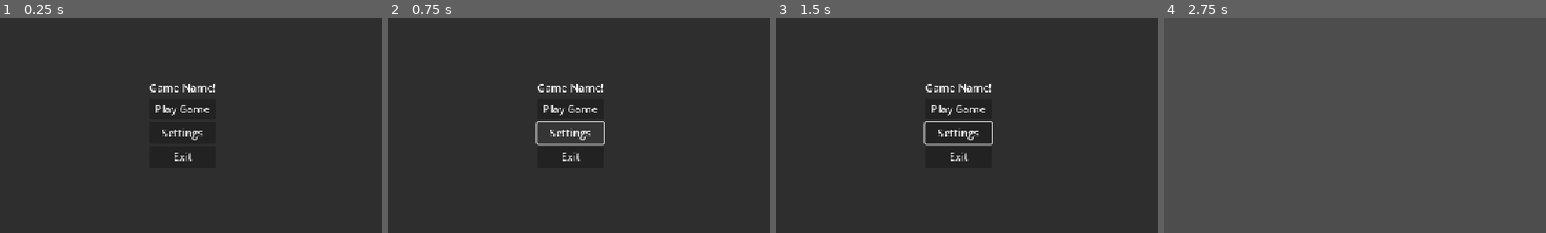
Above: before the commit, frames 1-4 (left to right).
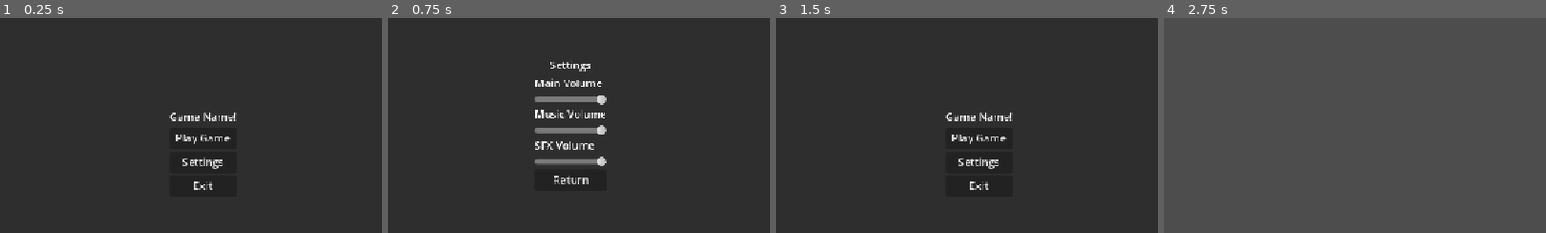
Above: after the commit, the same moments.

Repository: PawnxPawn/DeathMatch
Game: Godot game, scene res://Menus/MainMenu.tscn
The game is run twice, just before and just after one commit, with the same random seed, the same clock (stepped at 60 frames per second) and the same inputs. The project has no main scene, so this scene is started directly.
Inputs (mouse positions are % of the whole screen's width and height, from its top left):
- Up to frame 1 (0.25 s): no input
- Up to frame 2 (0.75 s): click "Settings" at 0.5 s
- Up to frame 3 (1.5 s): click (50, 63) at 1.25 s, where only the run after the commit has a clickable "Return"
- Up to frame 4 (2.75 s): click "Play Game" at 2 s
The pictures show only the part of the screen within x 26-76%, y 25-75%; the shares and areas given below are measured in that part.

The runs differ from the first frame. In frame 1, 1.8% of the frame differs, in the area x 39-62%, y 30-80%; in frame 2, 4.0%, in the area x 38-58%, y 20-78%; in frame 3, 2.2%; in frame 4, nothing differs.

Commit message:
Main Menu
Main Menu now shows and hides the settings menu.

Staged Paused Menu for the same behavior, committing as a sane backup.

Diff:
--- a/deathmatch/Menus/MainMenu.tscn
+++ b/deathmatch/Menus/MainMenu.tscn
@@ -4,7 +4,7 @@
 [ext_resource type="PackedScene" uid="uid://bkwn2t17jhet2" path="res://Game/Game.tscn" id="2_7ihqj"]
 [ext_resource type="PackedScene" uid="uid://0lj3qejewwsp" path="res://Menus/SettingsMenu.tscn" id="2_r8dbq"]
 
-[node name="MainMenu" type="Control"]
+[node name="MainMenu" type="Control" node_paths=PackedStringArray("settings_menu", "main_menu_control")]
 process_mode = 3
 layout_mode = 3
 anchors_preset = 15
@@ -14,9 +14,10 @@
 grow_vertical = 2
 script = ExtResource("1_3g7qx")
 level_0 = ExtResource("2_7ihqj")
-settings_menu = ExtResource("2_r8dbq")
+settings_menu = NodePath("SettingsMenu")
+main_menu_control = NodePath("MainMenuControl")
 
-[node name="PanelContainer" type="PanelContainer" parent="."]
+[node name="MainMenuControl" type="Control" parent="."]
 layout_mode = 1
 anchors_preset = 15
 anchor_right = 1.0
@@ -24,30 +25,45 @@
 grow_horizontal = 2
 grow_vertical = 2
 
-[node name="CenterContainer" type="CenterContainer" parent="PanelContainer"]
+[node name="PanelContainer" type="PanelContainer" parent="MainMenuControl"]
+layout_mode = 1
+anchors_preset = 15
+anchor_right = 1.0
+anchor_bottom = 1.0
+offset_right = 61.0
+offset_bottom = 88.0
+grow_horizontal = 2
+grow_vertical = 2
+
+[node name="CenterContainer" type="CenterContainer" parent="MainMenuControl/PanelContainer"]
 layout_mode = 2
 
-[node name="VBoxContainer" type="VBoxContainer" parent="PanelContainer/CenterContainer"]
+[node name="VBoxContainer" type="VBoxContainer" parent="MainMenuControl/PanelContainer/CenterContainer"]
 layout_mode = 2
 
-[node name="GameName" type="Label" parent="PanelContainer/CenterContainer/VBoxContainer"]
+[node name="GameName" type="Label" parent="MainMenuControl/PanelContainer/CenterContainer/VBoxContainer"]
 layout_mode = 2
 text = "Game Name!"
 
-[node name="PlayGameButton" type="Button" parent="PanelContainer/CenterContainer/VBoxContainer"]
+[node name="PlayGameButton" type="Button" parent="MainMenuControl/PanelContainer/CenterContainer/VBoxContainer"]
 layout_mode = 2
 text = "Play Game"
 
-[node name="SettingsButton" type="Button" parent="PanelContainer/CenterContainer/VBoxContainer"]
+[node name="SettingsButton" type="Button" parent="MainMenuControl/PanelContainer/CenterContainer/VBoxContainer"]
 layout_mode = 2
 text = "Settings
 "
 
-[node name="ExitButton" type="Button" parent="PanelContainer/CenterContainer/VBoxContainer"]
+[node name="ExitButton" type="Button" parent="MainMenuControl/PanelContainer/CenterContainer/VBoxContainer"]
 layout_mode = 2
 text = "Exit
 "
 
-[connection signal="pressed" from="PanelContainer/CenterContainer/VBoxContainer/PlayGameButton" to="." method="_on_play_game_button_pressed"]
-[connection signal="pressed" from="PanelContainer/CenterContainer/VBoxContainer/SettingsButton" to="." method="_on_settings_button_pressed"]
-[connection signal="pressed" from="PanelContainer/CenterContainer/VBoxContainer/ExitButton" to="." method="_on_exit_button_pressed"]
+[node name="SettingsMenu" parent="." instance=ExtResource("2_r8dbq")]
+visible = false
+layout_mode = 1
+
+[connection signal="pressed" from="MainMenuControl/PanelContainer/CenterContainer/VBoxContainer/PlayGameButton" to="." method="_on_play_game_button_pressed"]
+[connection signal="pressed" from="MainMenuControl/PanelContainer/CenterContainer/VBoxContainer/SettingsButton" to="." method="_on_settings_button_pressed"]
+[connection signal="pressed" from="MainMenuControl/PanelContainer/CenterContainer/VBoxContainer/ExitButton" to="." method="_on_exit_button_pressed"]
+[connection signal="return_control" from="SettingsMenu" to="." method="_on_settings_menu_return_control"]
--- a/deathmatch/Menus/PauseMenu.tscn
+++ b/deathmatch/Menus/PauseMenu.tscn
@@ -1,6 +1,7 @@
-[gd_scene load_steps=2 format=3 uid="uid://ktn845vos8qe"]
+[gd_scene load_steps=3 format=3 uid="uid://ktn845vos8qe"]
 
 [ext_resource type="Script" uid="uid://c60177svo8by6" path="res://Menus/pause_menu.gd" id="1_qnjt8"]
+[ext_resource type="PackedScene" uid="uid://0lj3qejewwsp" path="res://Menus/SettingsMenu.tscn" id="2_o0cs5"]
 
 [node name="PauseMenu" type="Control"]
 process_mode = 3
@@ -12,7 +13,7 @@
 grow_vertical = 2
 script = ExtResource("1_qnjt8")
 
-[node name="PanelContainer" type="PanelContainer" parent="."]
+[node name="PauseMenuControl" type="Control" parent="."]
 layout_mode = 1
 anchors_preset = 15
 anchor_right = 1.0
@@ -20,37 +21,51 @@
 grow_horizontal = 2
 grow_vertical = 2
 
-[node name="CenterContainer" type="CenterContainer" parent="PanelContainer"]
+[node name="PanelContainer" type="PanelContainer" parent="PauseMenuControl"]
+layout_mode = 1
+anchors_preset = 15
+anchor_right = 1.0
+anchor_bottom = 1.0
+offset_right = 56.0
+offset_bottom = 123.0
+grow_horizontal = 2
+grow_vertical = 2
+
+[node name="CenterContainer" type="CenterContainer" parent="PauseMenuControl/PanelContainer"]
 layout_mode = 2
 
-[node name="VBoxContainer" type="VBoxContainer" parent="PanelContainer/CenterContainer"]
+[node name="VBoxContainer" type="VBoxContainer" parent="PauseMenuControl/PanelContainer/CenterContainer"]
 layout_mode = 2
 
-[node name="PauseLabel" type="Label" parent="PanelContainer/CenterContainer/VBoxContainer"]
+[node name="PauseLabel" type="Label" parent="PauseMenuControl/PanelContainer/CenterContainer/VBoxContainer"]
 layout_mode = 2
 text = "PAUSED"
 horizontal_alignment = 1
 vertical_alignment = 1
 
-[node name="ResumeButton" type="Button" parent="PanelContainer/CenterContainer/VBoxContainer"]
+[node name="ResumeButton" type="Button" parent="PauseMenuControl/PanelContainer/CenterContainer/VBoxContainer"]
 layout_mode = 2
 text = "Resume
 "
 
-[node name="MainMenuButton" type="Button" parent="PanelContainer/CenterContainer/VBoxContainer"]
+[node name="MainMenuButton" type="Button" parent="PauseMenuControl/PanelContainer/CenterContainer/VBoxContainer"]
 layout_mode = 2
 text = "Main Menu
 "
 
-[node name="SettingsButton" type="Button" parent="PanelContainer/CenterContainer/VBoxContainer"]
+[node name="SettingsButton" type="Button" parent="PauseMenuControl/PanelContainer/CenterContainer/VBoxContainer"]
 layout_mode = 2
 text = "Settings
 "
 
-[node name="ExitButton" type="Button" parent="PanelContainer/CenterContainer/VBoxContainer"]
+[node name="ExitButton" type="Button" parent="PauseMenuControl/PanelContainer/CenterContainer/VBoxContainer"]
 layout_mode = 2
 text = "Exit"
 
-[connection signal="pressed" from="PanelContainer/CenterContainer/VBoxContainer/ResumeButton" to="." method="_on_resume_button_pressed"]
-[connection signal="pressed" from="PanelContainer/CenterContainer/VBoxContainer/MainMenuButton" to="." method="_on_main_menu_button_pressed"]
-[connection signal="pressed" from="PanelContainer/CenterContainer/VBoxContainer/SettingsButton" to="." method="_on_settings_button_pressed"]
+[node name="SettingsMenu" parent="." instance=ExtResource("2_o0cs5")]
+visible = false
+layout_mode = 1
+
+[connection signal="pressed" from="PauseMenuControl/PanelContainer/CenterContainer/VBoxContainer/ResumeButton" to="." method="_on_resume_button_pressed"]
+[connection signal="pressed" from="PauseMenuControl/PanelContainer/CenterContainer/VBoxContainer/MainMenuButton" to="." method="_on_main_menu_button_pressed"]
+[connection signal="pressed" from="PauseMenuControl/PanelContainer/CenterContainer/VBoxContainer/SettingsButton" to="." method="_on_settings_button_pressed"]
--- a/deathmatch/Menus/main_menu.gd
+++ b/deathmatch/Menus/main_menu.gd
@@ -1,16 +1,23 @@
 extends Control
 
 @export var level_0: PackedScene
-@export var settings_menu: PackedScene
+@export var settings_menu: Control
+@export var main_menu_control: Control
 
 
 func _on_play_game_button_pressed() -> void:
 	get_tree().change_scene_to_packed(level_0)
 
 
+func show_hide() -> void:
+	main_menu_control.visible = !main_menu_control.visible
+	settings_menu.visible = !settings_menu.visible
+
 func _on_settings_button_pressed() -> void:
-	pass #TODO: Write logic to hide this and show settings menu
+	show_hide()
 
+func _on_settings_menu_return_control() -> void:
+	show_hide()
 
 func _on_exit_button_pressed() -> void:
 	get_tree().quit()
--- a/deathmatch/Menus/settings_menu.gd
+++ b/deathmatch/Menus/settings_menu.gd
@@ -1,4 +1,6 @@
 extends Control
 
+signal return_control
+
 func _on_return_button_pressed() -> void:
-	pass #TODO: Write logic to hide this.
+	return_control.emit()
--- a/deathmatch/project.godot
+++ b/deathmatch/project.godot
@@ -24,6 +24,14 @@
 
 Cards=""
 
+[input]
+
+Pause={
+"deadzone": 0.2,
+"events": [Object(InputEventKey,"resource_local_to_scene":false,"resource_name":"","device":-1,"window_id":0,"alt_pressed":false,"shift_pressed":false,"ctrl_pressed":false,"meta_pressed":false,"pressed":false,"keycode":0,"physical_keycode":4194305,"key_label":0,"unicode":0,"location":0,"echo":false,"script":null)
+]
+}
+
 [rendering]
 
 textures/canvas_textures/default_texture_filter=0
